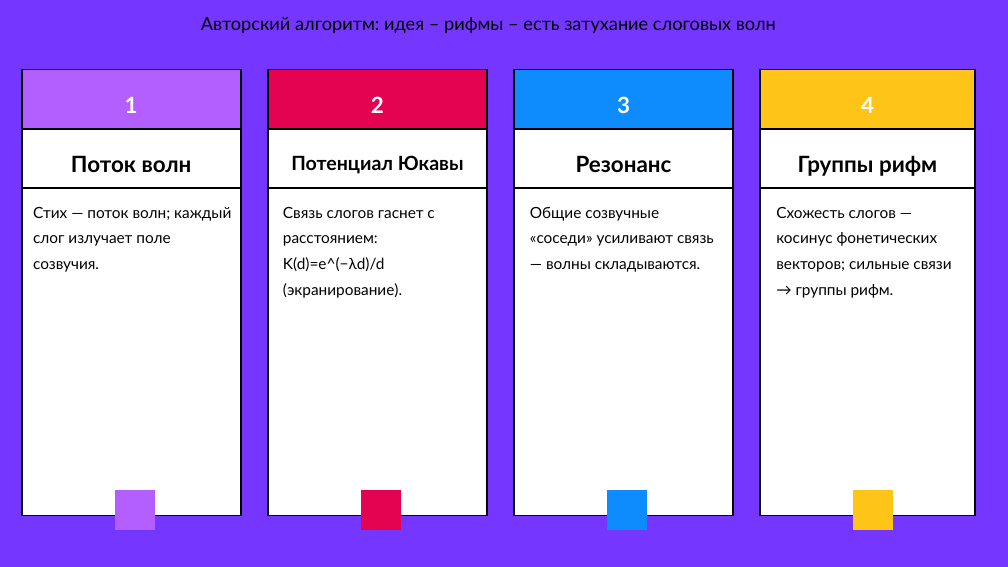
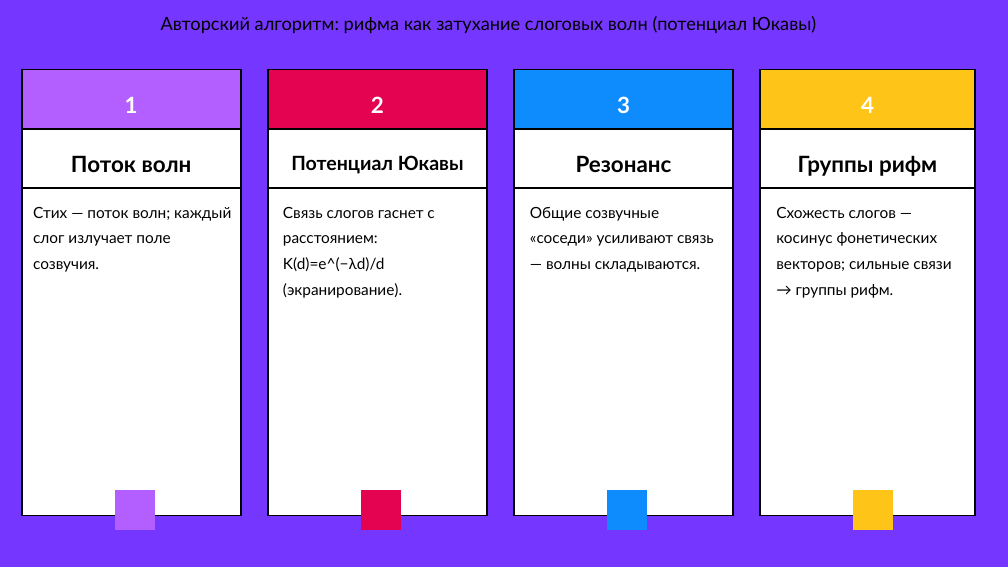
Before and after one commit to safosaffers/RussianRhymeAnalyzer, a slide deck: slide 11 of docs/presentation/Rhymer_presentation_final.pptx (slide 10 before the commit). Drawn at 1008x567 pixels with LibreOffice and Linux fonts; fonts in the diff are those of the drawing; background and template pictures are left out. Boxes give left, top, right and bottom in pixels: in the first picture for what was removed or moved away, otherwise in the second. Text is boxed around its words. In the diff, an @@ line names an element or a change of style, - is before the commit and + after.

```diff
--- a/docs/presentation/Rhymer_presentation_final.pptx
+++ b/docs/presentation/Rhymer_presentation_final.pptx
@@ text at (161,16,816,34): text changed @@
-Авторский алгоритм: идея – рифмы – есть затухание слоговых волн
+Авторский алгоритм: рифма как затухание слоговых волн (потенциал Юкавы)
```
Also in this commit, not shown: 1 slide added, 10 other files.
